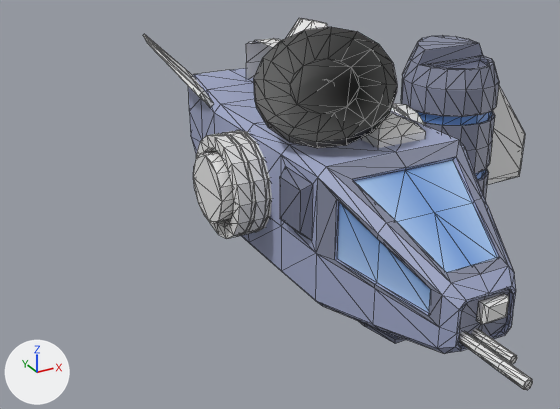
The glTF model Models/Original/Ship_Model.glb, before and after one commit.
Camera for both pictures: a camera (50 mm lens) standing at (-6.26, -9.63, 6.39) and looking at (-0.97, 0.0, 1.57). Arrows for +X, +Y and +Z are at lower left; the lights stay in place. Mesh edges are drawn as thin lines. Where no turn or scale is listed for an object, it has been applied to the vertices. Vertices at the same position are counted once.

In view in the first picture: 'Phase1', 'Phase2', 'Phase3', 'Phase3.001', 'Phase4', 'Phase4.001', 'Phase5'.
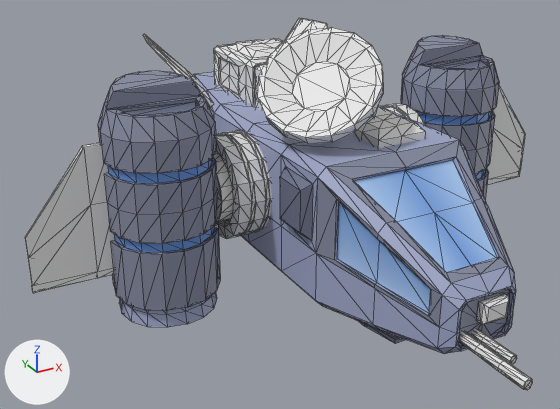
What differs and where, as boxes (x1, y1, x2, y2) in the pictures (560 x 409 px):
'Phase2', reshaped
    before: (401, 35, 499, 200)
    after: (98, 35, 499, 327)
'Phase4.001', reshaped
    before: (254, 27, 426, 148)
    after: (258, 28, 426, 148)
'Phase3', reshaped
    before: (487, 86, 525, 185)
    after: (25, 86, 525, 293)
'Phase5', reshaped
    before: (246, 38, 281, 79)
    after: (213, 38, 285, 111)
part 1 of me_cylinder_001, added
    after: (98, 71, 221, 327)
part 2 of me_cube_001, added
    after: (25, 143, 115, 293)
part 3 of me_cube_008, added
    after: (213, 40, 276, 111)
part 4 of me_cylinder_005, rebuilt (12% narrower)
    before: (254, 27, 397, 148)
    after: (258, 28, 383, 144)

Edits to the bpy script that builds the scene:
```text
Change me_cylinder_001:
    where me_cylinder_001.from_pydata(...)  # 331 vertices, 658 faces; spans x -0.83..0.83, y -0.83..0.83, z -1.8..1.74
    used by ob_phase2; location = (2.68, 0.53, 1.87)
    me_cylinder_001 part 1: the loose piece of 331 vertices spanning x -0.83..0.83, y -0.83..0.83, z -1.8..1.74 is copied, and the copy is mirrored in x about its middle, then moved by (-5.36, 0.0, 0.0); it spans x -6.19..-4.53, y -0.83..0.83, z -1.8..1.74
Change me_cube_001:
    where me_cube_001.from_pydata(...)  # 24 vertices, 44 faces; spans x -0.23..1.08, y -0.04..0.04, z -1.18..0.87
    used by ob_phase3; location = (3.61, 0.56, 1.95)
    me_cube_001 part 2: the loose piece of 24 vertices spanning x -0.23..1.08, y -0.04..0.04, z -1.18..0.87 is copied, and the copy is mirrored in x about its middle, then moved by (-8.08, 0.0, 0.0); it spans x -8.3..-7.0, y -0.04..0.04, z -1.18..0.87
Change me_cube_008:
    used by ob_phase5; location = (0.0, 2.01, 3.09)
    remove me_cube_008.from_pydata(...)  # 90 vertices, 154 faces; spans x 0.0..0.7, y -1.04..1.04, z -0.4..0.43
    add me_cube_008.from_pydata(...)  # 156 vertices, 308 faces; spans x -0.7..0.7, y -1.04..1.04, z -0.4..0.43
    me_cube_008 part 3: 66 vertices added at x -0.7..-0.37, y -1.04..1.04, z -0.4..0.43
Change me_cylinder_005:
    used by ob_phase4_001; location = (-0.25, -3.55, 0.98)
    remove me_cylinder_005.from_pydata(...)  # 160 vertices, 308 faces; spans x -1.27..0.97, y 2.06..3.9, z 1.66..3.23
    add me_cylinder_005.from_pydata(...)  # 160 vertices, 308 faces; spans x -1.23..0.97, y 2.11..3.74, z 1.66..3.28
    me_cylinder_005 part 4: the loose piece of 80 vertices spanning x -1.27..0.63, y 2.06..3.9, z 1.88..3.23 is rebuilt with 80 vertices and now spans x -1.23..0.38, y 2.11..3.74, z 1.9..3.28
    me_cylinder_005 part 5: the surface is now shaded flat
```
